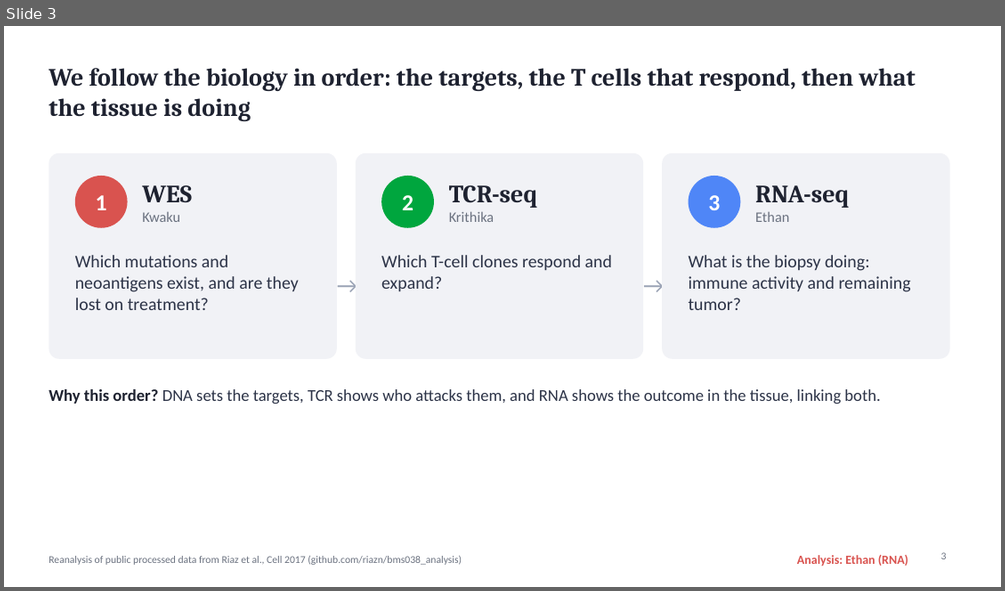
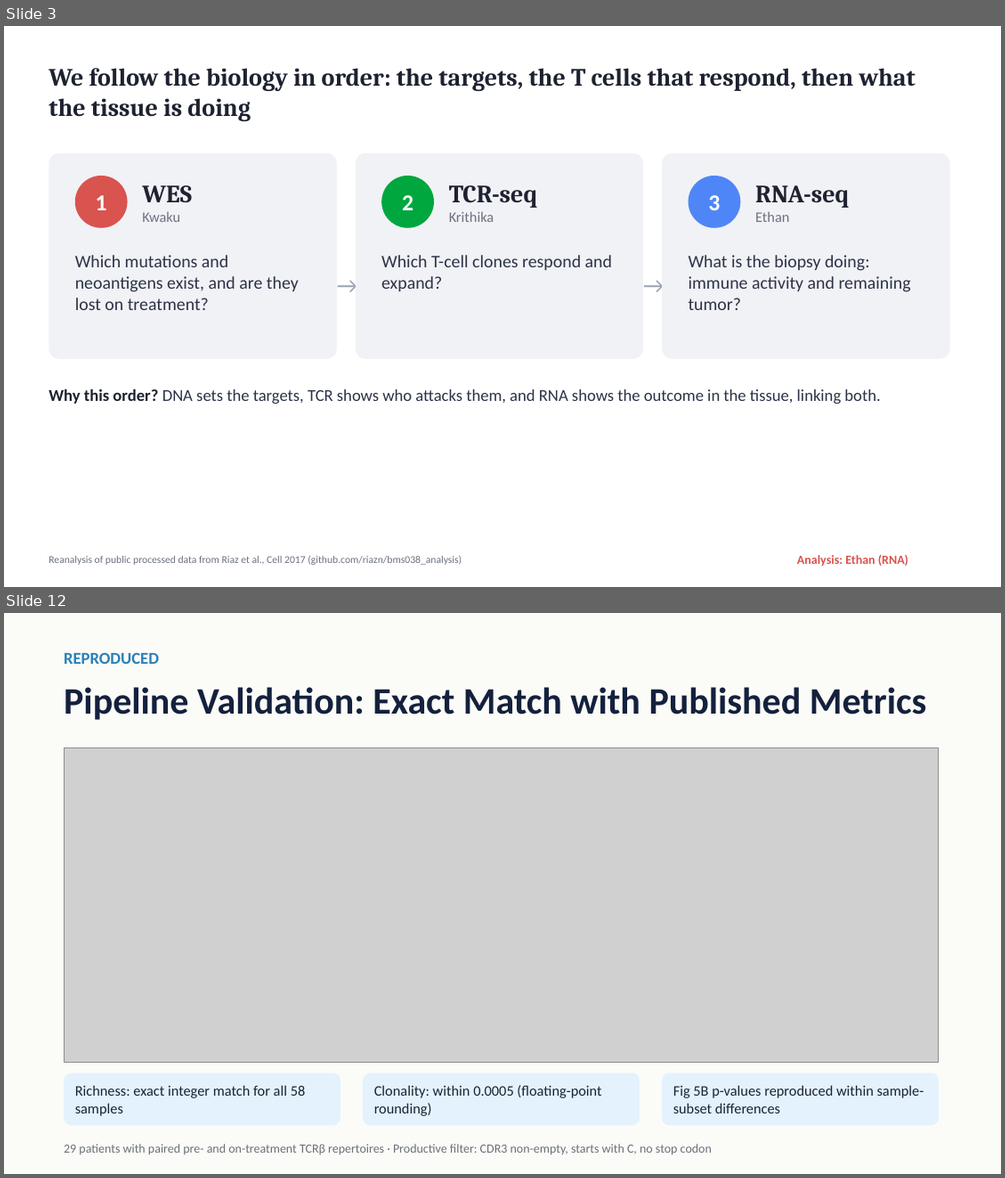
Before and after one commit to linethan04/Immunology-Final-Project, a slide deck: RNA_Ethan/slides/RNA_10slides_Ethan.pptx. Shown one above the other, each under a label of ours: slide 3 before the commit, slides 3 and 12 after it; the slides between them are not shown. The pictures are 1005x591 and 1005x1178 pixels, drawn with LibreOffice and Linux fonts; fonts in the diff are those of the drawing; grey boxes stand for pictures. Boxes give left, top, right and bottom in pixels: in the first picture for what was removed or moved away, otherwise in the second. Text is boxed around its words. In the diff, an @@ line names an element or a change of style, - is before the commit and + after.

```diff
--- a/RNA_Ethan/slides/RNA_10slides_Ethan.pptx
+++ b/RNA_Ethan/slides/RNA_10slides_Ethan.pptx
@@ slide 12 added at (x1=4, y1=613, x2=1001, y2=1174), background #FBFBF8 @@
@@ text added at (x1=64, y1=653, x2=159, y2=664), 16 pt, text #2980B9, bold @@
+REPRODUCED
@@ text added at (x1=64, y1=687, x2=927, y2=720), 36 pt, text #14213D, bold @@
+Pipeline Validation: Exact Match with Published Metrics
@@ picture added at (x1=64, y1=747, x2=938, y2=1062) @@
@@ rounded rectangle added at (x1=64, y1=1073, x2=340, y2=1126), fill #E3F2FD @@
@@ text added at (x1=75, y1=1085, x2=306, y2=1116), 14 pt, text #1A2332 @@
+Richness: exact integer match for all 58 samples
@@ rounded rectangle added at (x1=363, y1=1073, x2=639, y2=1126), fill #E3F2FD @@
@@ text added at (x1=374, y1=1085, x2=601, y2=1116), 14 pt, text #1A2332 @@
+Clonality: within 0.0005 (floating-point rounding)
@@ rounded rectangle added at (x1=662, y1=1073, x2=938, y2=1126), fill #E3F2FD @@
@@ text added at (x1=673, y1=1085, x2=924, y2=1113), 14 pt, text #1A2332 @@
+Fig 5B p-values reproduced within sample-subset differences
@@ text added at (x1=64, y1=1143, x2=712, y2=1155), 12 pt, text #6A7179 @@
+29 patients with paired pre- and on-treatment TCRβ repertoires · Productive filter: CDR3 non-empty, starts with C, no stop codon
@@ slide 3 changed as well @@
@@ page number removed at (x1=941, y1=552, x2=947, y2=559) @@
-3
```
Also in this commit, not shown: 8 other slides changed, 17 other slides added, 1 slide removed, 5 other files.
